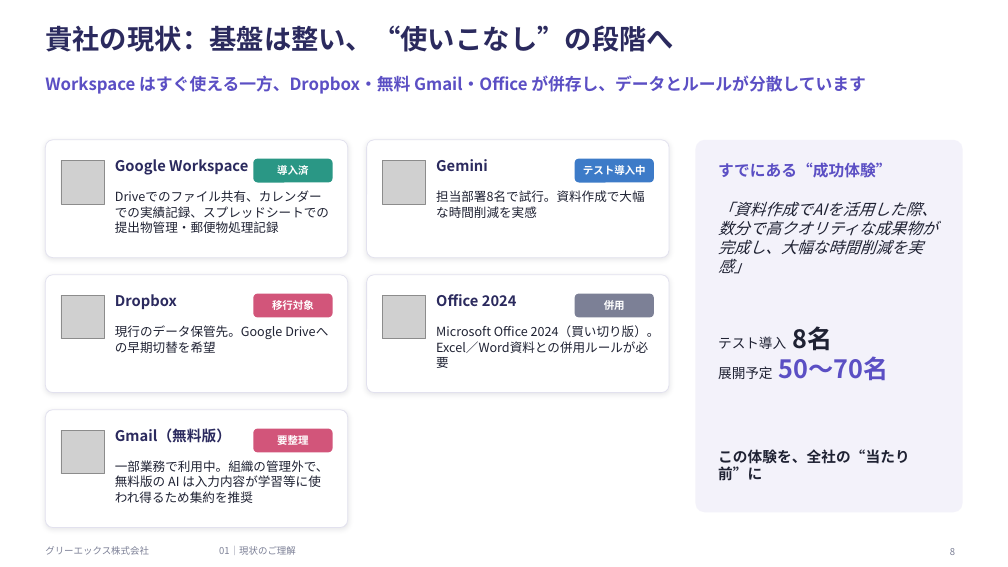
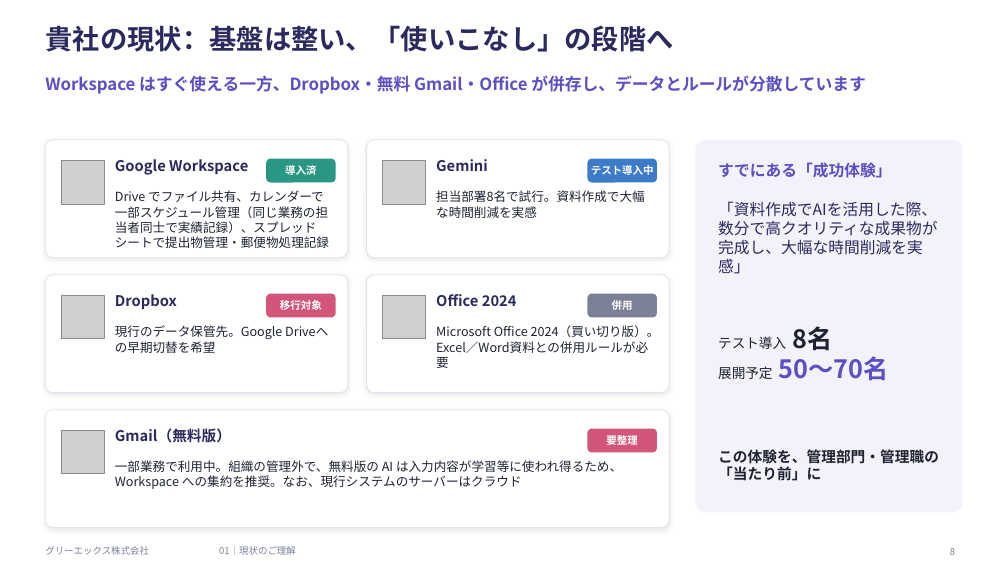
Before and after one commit to hjack0703/sakai, a slide deck: slide 8 of docs/20261027_サカイ様向けご提案_GREEX.pptx. Drawn at 1008x567 pixels with LibreOffice and Linux fonts; fonts in the diff are those of the drawing; grey boxes stand for pictures. Boxes give left, top, right and bottom in pixels: in the first picture for what was removed or moved away, otherwise in the second. Text is boxed around its words. In the diff, an @@ line names an element or a change of style, - is before the commit and + after.

```diff
--- a/docs/20261027_サカイ様向けご提案_GREEX.pptx
+++ b/docs/20261027_サカイ様向けご提案_GREEX.pptx
@@ title at (45,25,674,52): text changed @@
-貴社の現状：基盤は整い、“使いこなし”の段階へ
+貴社の現状：基盤は整い、「使いこなし」の段階へ
@@ rounded rectangle "導入済": place and size @@
-rounded rectangle "導入済" at (253,159,333,183)
+rounded rectangle "導入済" at (266,159,336,183)
@@ rounded rectangle "テスト導入中": place and size @@
-rounded rectangle "テスト導入中" at (575,159,654,183)
+rounded rectangle "テスト導入中" at (588,159,657,183)
@@ text at (718,162,891,178): text changed @@
-すでにある“成功体験”
+すでにある「成功体験」
@@ text at (115,190,329,248): text changed @@
-Driveでのファイル共有、カレンダーでの実績記録、スプレッドシートでの提出物管理・郵便物処理記録
+Drive でファイル共有、カレンダーで一部スケジュール管理（同じ業務の担当者同士で実績記録）、スプレッドシートで提出物管理・郵便物処理記録
@@ text "「資料作成でAIを活用した際、数分で高クオリティな成果物が完成し、大幅な時間削減を実感」" at (718,201,938,274): text colour #1F2233 to #2B2A5E, italic off @@
@@ rounded rectangle "移行対象": place and size @@
-rounded rectangle "移行対象" at (253,293,333,318)
+rounded rectangle "移行対象" at (266,293,336,318)
@@ rounded rectangle "併用": place and size @@
-rounded rectangle "併用" at (575,293,654,318)
+rounded rectangle "併用" at (588,293,657,318)
@@ rounded rectangle: place and size @@
-rounded rectangle at (45,410,348,528)
+rounded rectangle at (45,410,669,528)
@@ rounded rectangle "要整理": place and size @@
-rounded rectangle "要整理" at (253,429,333,453)
+rounded rectangle "要整理" at (588,429,657,453)
@@ text at (718,449,939,481): text changed @@
-この体験を、全社の“当たり前”に
+この体験を、管理部門・管理職の「当たり前」に
@@ text at (115,460,622,489): text changed @@
-一部業務で利用中。組織の管理外で、無料版の AI は入力内容が学習等に使われ得るため集約を推奨
+一部業務で利用中。組織の管理外で、無料版の AI は入力内容が学習等に使われ得るため、Workspace への集約を推奨。なお、現行システムのサーバーはクラウド
```
Also in this commit, not shown: 32 other slides changed, 1 slide added, 2 slides removed, 6 other files.
